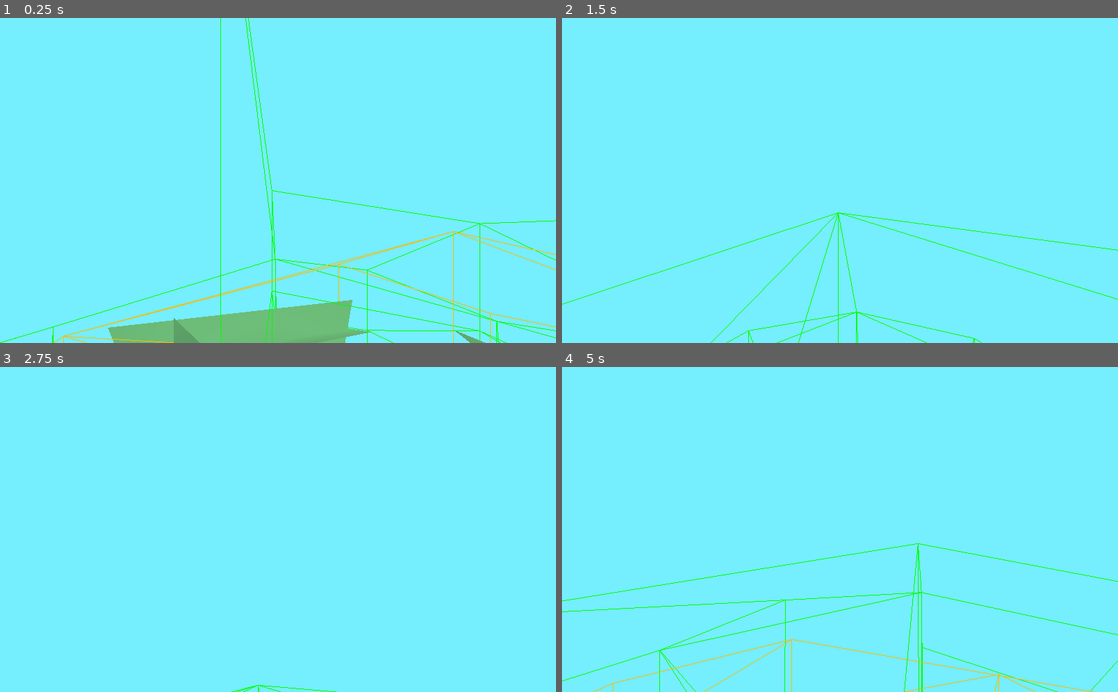
Above: before the commit, frames 1-4 (two rows, left to right).
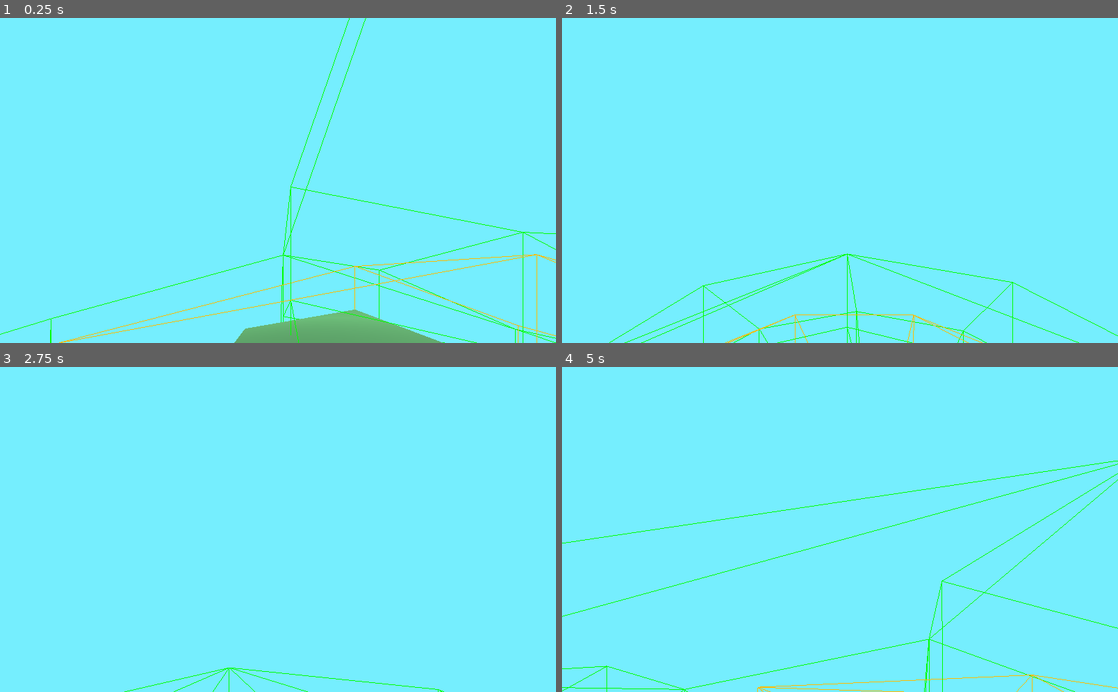
Above: after the commit, the same moments.

Repository: ctkerns/Marching-Cube-Sphere
Game: Godot game, scene res://Scenes/Universe.tscn
Two runs of this game, one before a commit and one after it. Both use one fixed random seed, a clock stepped at 60 frames per second and the inputs below.
Inputs (mouse positions are in pixels of both pictures, inside the frame that each line leads up to):
- Up to frame 1 (0.25 s): no input
- Up to frame 2 (1.5 s): move the mouse to (867, 180) at 0.52 s; hold Shift (sprint) 0.53-1.28 s; hold W (move_forward) from 0.53 s (still down); move the mouse to (812, 180) at 1.27 s; tap Shift (sprint) at 1.35 s
- Up to frame 3 (2.75 s): keep holding W (move_forward); move the mouse to (289, 523) at 2.02 s; hold Shift (sprint) from 2.03 s (still down)
- Up to frame 4 (5 s): keep holding W (move_forward); move the mouse to (834, 536) at 2.77 s; release Shift (sprint) at 2.78 s; tap Shift (sprint) at 2.85, 4.35 s; move the mouse to (878, 532) at 3.52 s; hold Shift (sprint) 3.53-4.28 s; move the mouse to (795, 526) at 4.27 s

The runs differ from the first frame. In frame 1, 6.3% of the frame differs, in the area x 0-100%, y 0-100%; in frame 2, 1.5%; in frame 3, 0.3%; in frame 4, 2.5%.

Commit message:
Marchinc Cubes works on volumes, not just cubes.

Diff:
--- a/Scripts/Octree/Mesher.gd
+++ b/Scripts/Octree/Mesher.gd
@@ -236,7 +236,7 @@
 				d[i] = _octree.get_density(t[i])
 
 			_dual_verts = Geometry.draw_hexahedron_edge(v, _dual_verts)
-			var surface = MarchingCubes.draw_cube(v[0], v[7], d, _surface_verts, _surface_normals)
+			var surface = MarchingCubes.draw_cube(v, d, _surface_verts, _surface_normals)
 			_surface_verts = surface[0]
 			_surface_normals = surface[1]
 		else:
--- a/Scripts/Singletons/MarchingCubes.gd
+++ b/Scripts/Singletons/MarchingCubes.gd
@@ -304,9 +304,7 @@
 	[]
 ]
 
-func draw_cube(v1: Vector3, v2: Vector3, d: Array, verts: PoolVector3Array, normals: PoolVector3Array):
-	var length = vector_abs(v2 - v1)
-
+func draw_cube(v: Array, d: Array, verts: PoolVector3Array, normals: PoolVector3Array):
 	var tag = 0x00000000;
 	var idx = [0, 1, 4, 5, 2, 3, 6, 7]
 
@@ -318,9 +316,9 @@
 	var tri_count = cell[0] & 0x0F
 
 	for i in range(tri_count):
-		var a = find_vert(vertex_data[tag][cell[1][i*3]]	, d, length) + v1
-		var b = find_vert(vertex_data[tag][cell[1][i*3 + 1]], d, length) + v1
-		var c = find_vert(vertex_data[tag][cell[1][i*3 + 2]], d, length) + v1
+		var a = find_vert(vertex_data[tag][cell[1][i*3]]	, v, d)
+		var b = find_vert(vertex_data[tag][cell[1][i*3 + 1]], v, d)
+		var c = find_vert(vertex_data[tag][cell[1][i*3 + 2]], v, d)
 
 		# print("a: ", a, " b: ", b, " c: ", c)
 
@@ -338,13 +336,10 @@
 
 	return [verts, normals]
 
-func scalar_mult(v1: Vector3, v2: Vector3) -> Vector3:
-	return Vector3(v1.x*v2.x, v1.y*v2.y, v1.z*v2.z)
-
 func vector_abs(v: Vector3) -> Vector3:
 	return Vector3(abs(v.x), abs(v.y), abs(v.z))
 
-func find_vert(edge_index, d: Array, length: Vector3) -> Vector3:
+func find_vert(edge_index, v: Array, d: Array) -> Vector3:
 	var d1
 	var d2
 
@@ -352,51 +347,51 @@
 		0x01:
 			d1 = d[0b001] - threshold
 			d2 = d[0b000] - threshold
-			return scalar_mult(Vector3(0.0, 0.0, 0.5), length)
+			return v[1].linear_interpolate(v[0], 0.5)
 		0x02:
 			d1 = d[0b100] - threshold
 			d2 = d[0b000] - threshold
-			return scalar_mult(Vector3(0.5, 0.0, 0.0), length)
+			return v[4].linear_interpolate(v[0], 0.5)
 		0x04:
 			d1 = d[0b010] - threshold
 			d2 = d[0b000] - threshold
-			return scalar_mult(Vector3(0.0, 0.5, 0.0), length)
+			return v[2].linear_interpolate(v[0], 0.5)
 		0x13:
 			d1 = d[0b101] - threshold
 			d2 = d[0b001] - threshold
-			return scalar_mult(Vector3(0.5, 0.0, 1.0), length)
+			return v[5].linear_interpolate(v[1], 0.5)
 		0x15:
 			d1 = d[0b011] - threshold
 			d2 = d[0b001] - threshold
-			return scalar_mult(Vector3(0.0, 0.5, 1.0), length)
+			return v[3].linear_interpolate(v[1], 0.5)
 		0x23:
 			d1 = d[0b101] - threshold
 			d2 = d[0b100] - threshold
-			return scalar_mult(Vector3(1.0, 0.0, 0.5), length)
+			return v[5].linear_interpolate(v[4], 0.5)
 		0x26:
 			d1 = d[0b110] - threshold
 			d2 = d[0b100] - threshold
-			return scalar_mult(Vector3(1.0, 0.5, 0.0), length)
+			return v[6].linear_interpolate(v[4], 0.5)
 		0x37:
 			d1 = d[0b111] - threshold
 			d2 = d[0b101] - threshold
-			return scalar_mult(Vector3(1.0, 0.5, 1.0), length)
+			return v[7].linear_interpolate(v[5], 0.5)
 		0x45:
 			d1 = d[0b011] - threshold
 			d2 = d[0b010] - threshold
-			return scalar_mult(Vector3(0.0, 1.0, 0.5), length)
+			return v[3].linear_interpolate(v[2], 0.5)
 		0x46:
 			d1 = d[0b110] - threshold
 			d2 = d[0b010] - threshold
-			return scalar_mult(Vector3(0.5, 1.0, 0.0), length)
+			return v[6].linear_interpolate(v[2], 0.5)
 		0x57:
 			d1 = d[0b111] - threshold
 			d2 = d[0b011] - threshold
-			return scalar_mult(Vector3(0.5, 1.0, 1.0), length)
+			return v[7].linear_interpolate(v[3], 0.5)
 		0x67:
 			d1 = d[0b111] - threshold
 			d2 = d[0b110] - threshold
-			return scalar_mult(Vector3(1.0, 1.0, 0.5), length)
+			return v[7].linear_interpolate(v[6], 0.5)
 		_:
 			print("ERROR: Marching cubes edge ", edge_index, " undefined.")
 			return Vector3(0.0, 0.0, 0.0)
